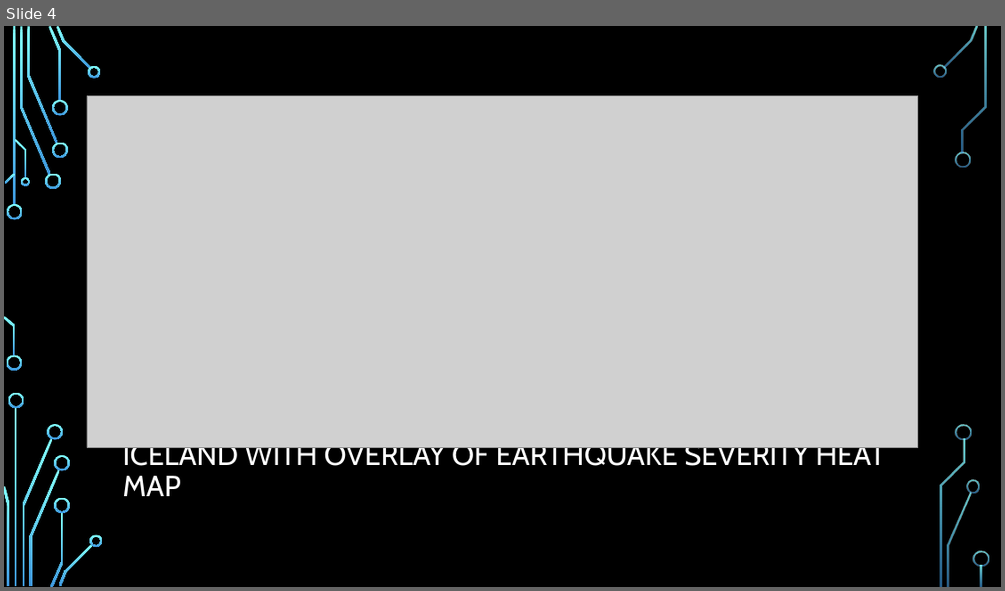
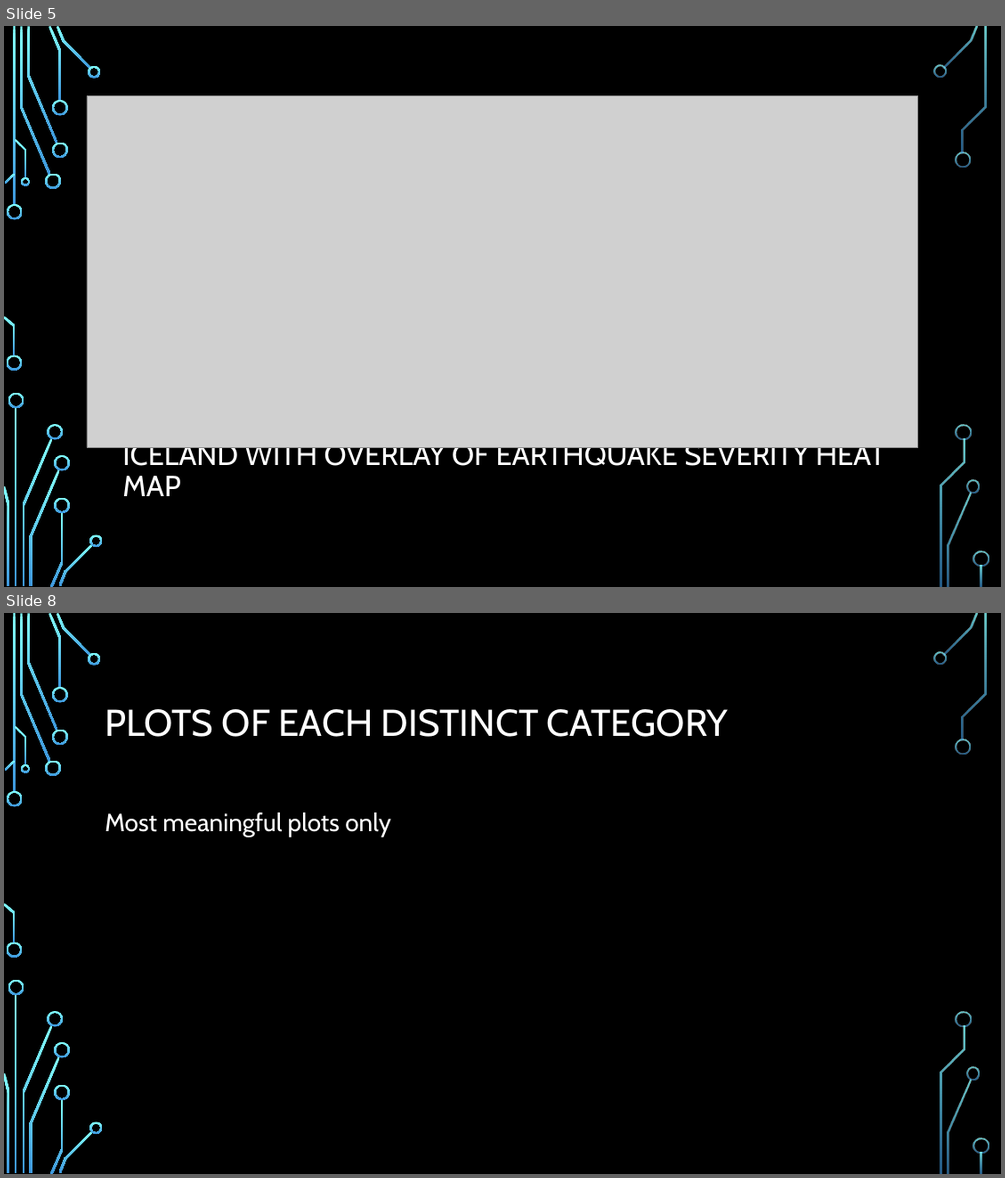
Before and after one commit to kennknisley/project-one-back, a slide deck: Iceland_presentation.pptx. Shown one above the other, each under a label of ours: slide 4 before the commit, slides 5 and 8 after it; the slides between them are not shown. The pictures are 1005x591 and 1005x1178 pixels, drawn with LibreOffice and Linux fonts; fonts in the diff are those of the drawing; grey boxes stand for pictures; background and template pictures are left out. Boxes give left, top, right and bottom in pixels: in the first picture for what was removed or moved away, otherwise in the second. Text is boxed around its words. In the diff, an @@ line names an element or a change of style, - is before the commit and + after.

```diff
--- a/Iceland_presentation.pptx
+++ b/Iceland_presentation.pptx
@@ slide 8 added at (4, 613, 1001, 1174), background picture (left out); not listed: 36 template elements that a slide beside it also shows @@
@@ title added at (105, 709, 728, 737), 36 pt, text #FFFFFF @@
+PLOTS OF EACH DISTINCT CATEGORY
@@ text added at (105, 812, 391, 837), 24 pt, text #FFFFFF @@
+Most meaningful plots only
@@ what was slide 4 is now slide 5 @@
```
Also in this commit, not shown: 1 slide changed, 5 other slides added, 1 slide removed, 8 other files.
